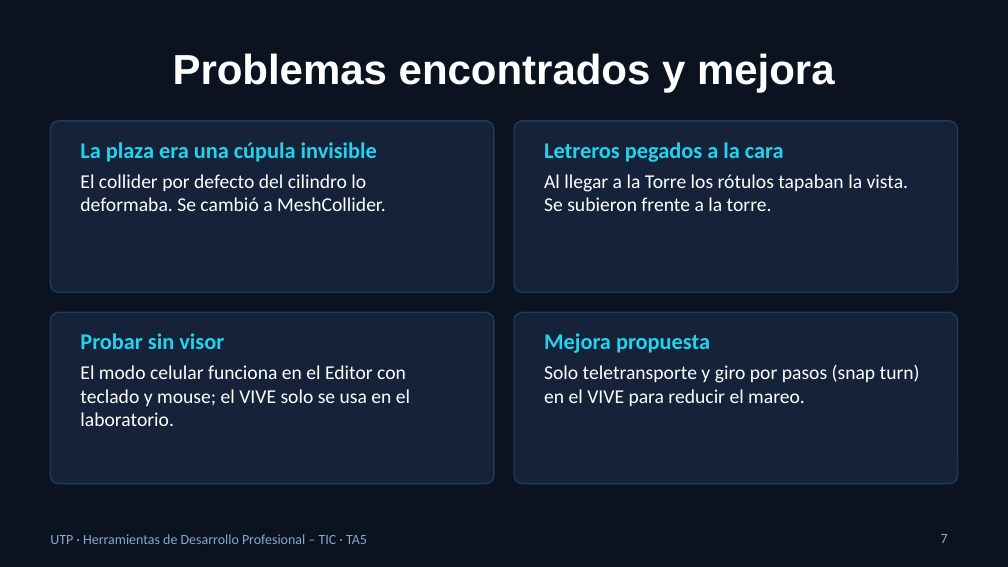
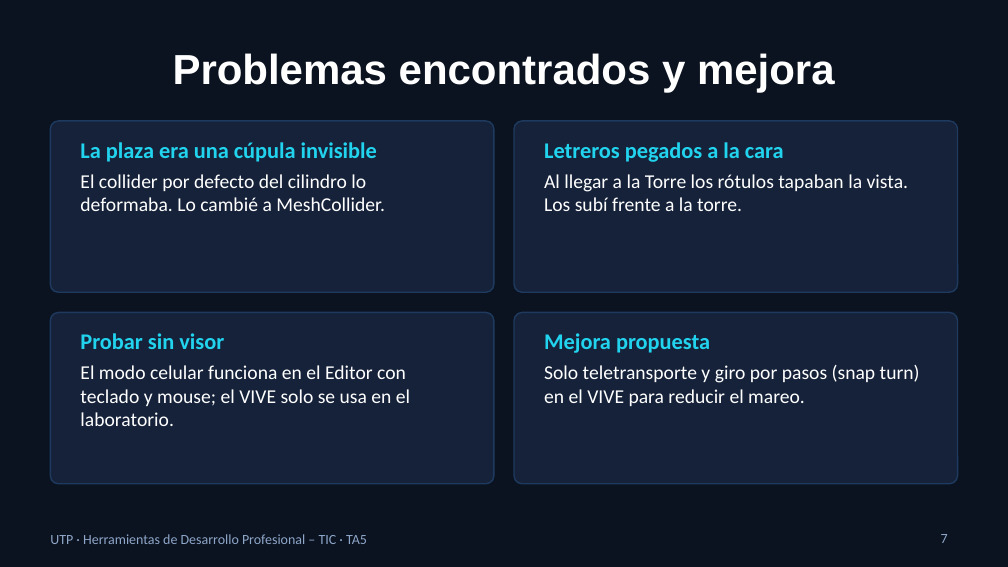
Before and after one commit to PapitaPapita23/TA5-Ciudad-Futurista-2050, a slide deck: slide 7 of Entrega/Presentacion_TA5_MijaMantari.pptx. Drawn at 1008x567 pixels with LibreOffice and Linux fonts; fonts in the diff are those of the drawing. Boxes give left, top, right and bottom in pixels: in the first picture for what was removed or moved away, otherwise in the second. Text is boxed around its words. In the diff, an @@ line names an element or a change of style, - is before the commit and + after.

```diff
--- a/Entrega/Presentacion_TA5_MijaMantari.pptx
+++ b/Entrega/Presentacion_TA5_MijaMantari.pptx
@@ text at (80,174,385,211): text changed @@
-El collider por defecto del cilindro lo deformaba. Se cambió a MeshCollider.
+El collider por defecto del cilindro lo deformaba. Lo cambié a MeshCollider.
@@ text at (544,174,909,211): text changed @@
-Al llegar a la Torre los rótulos tapaban la vista. Se subieron frente a la torre.
+Al llegar a la Torre los rótulos tapaban la vista. Los subí frente a la torre.
```
Also in this commit, not shown: 6 other slides changed, 5 other files.
